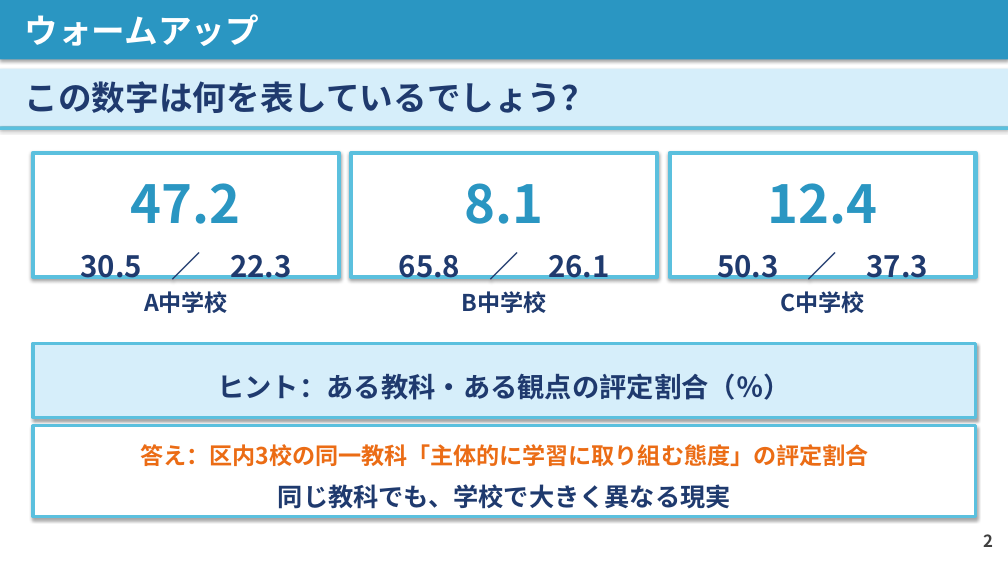
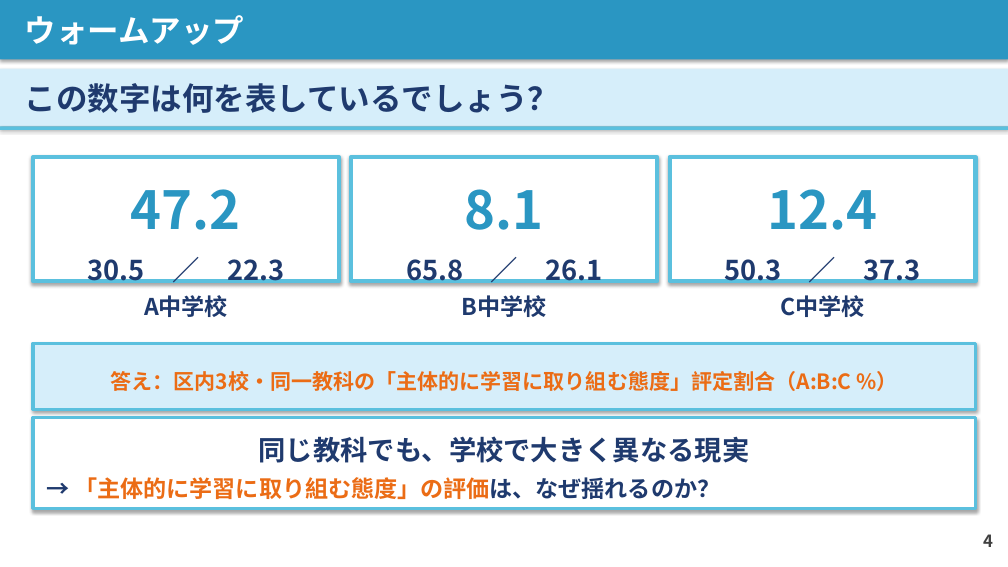
Before and after one commit to contynet730-star/con30, a slide deck: slide 4 of 講義スライド_石神井南中_20260603.pptx (slide 2 before the commit). Drawn at 1008x567 pixels with LibreOffice and Linux fonts; fonts in the diff are those of the drawing. Boxes give left, top, right and bottom in pixels: in the first picture for what was removed or moved away, otherwise in the second. Text is boxed around its words. In the diff, an @@ line names an element or a change of style, - is before the commit and + after.

```diff
--- a/講義スライド_石神井南中_20260603.pptx
+++ b/講義スライド_石神井南中_20260603.pptx
@@ rectangle "ウォームアップ" at [0, 0, 1008, 60]: size 32 to 30 pt @@
@@ rectangle "この数字は何を表しているでしょう？" at [0, 69, 1008, 127]: size 32 to 30 pt @@
@@ 3 texts, 3 rectangles: place and size @@
-3 texts, 3 rectangles at [33, 153, 976, 313]
+3 texts, 3 rectangles at [33, 157, 976, 317]
@@ text in rectangle at [88, 259, 284, 286]: size 28 to 26 pt in "30.5 ／ 22.3" @@
@@ text in rectangle at [406, 259, 602, 286]: size 28 to 26 pt in "65.8 ／ 26.1" @@
@@ text in rectangle at [724, 259, 921, 286]: size 28 to 26 pt in "50.3 ／ 37.3" @@
@@ rectangle "答え：区内3校・同一教科の「主体的に学習に取り組む態度」評定割合（A:B:C %）": place and size @@
-rectangle "答え：区内3校・同一教科の「主体的に学習に取り組む態度」評定割合（A:B:C %）" at [33, 343, 976, 417]
+rectangle "答え：区内3校・同一教科の「主体的に学習に取り組む態度」評定割合（A:B:C %）" at [33, 343, 976, 409]
@@ text in rectangle at [111, 371, 852, 391]: text changed; size 26 to 20 pt; text colour #1F3A6E to #EB6C15 @@
-ヒント：ある教科・ある観点の評定割合（％）
+答え：区内3校・同一教科の「主体的に学習に取り組む態度」評定割合（A:B:C %）
@@ rectangle "同じ教科でも、学校で大きく異なる現実": place and size @@
-rectangle "同じ教科でも、学校で大きく異なる現実" at [33, 426, 976, 516]
+rectangle "同じ教科でも、学校で大きく異なる現実" at [33, 417, 976, 508]
@@ text in rectangle at [140, 444, 868, 466]: paragraph removed @@
-答え：区内3校の同一教科「主体的に学習に取り組む態度」の評定割合
@@ text in rectangle at [259, 436, 750, 463]: size 24 to 26 pt in "同じ教科でも、学校で大きく異なる現実"; line spacing 1.4 to 1.3 @@
@@ text in rectangle at [75, 477, 721, 499]: paragraph added @@
+→ 「主体的に学習に取り組む態度」の評価は、なぜ揺れるのか？
@@ text at [983, 534, 993, 547]: text changed @@
-2
+4
```
Also in this commit, not shown: 16 other slides changed, 13 slides added, 13 slides removed, 1 other file.
